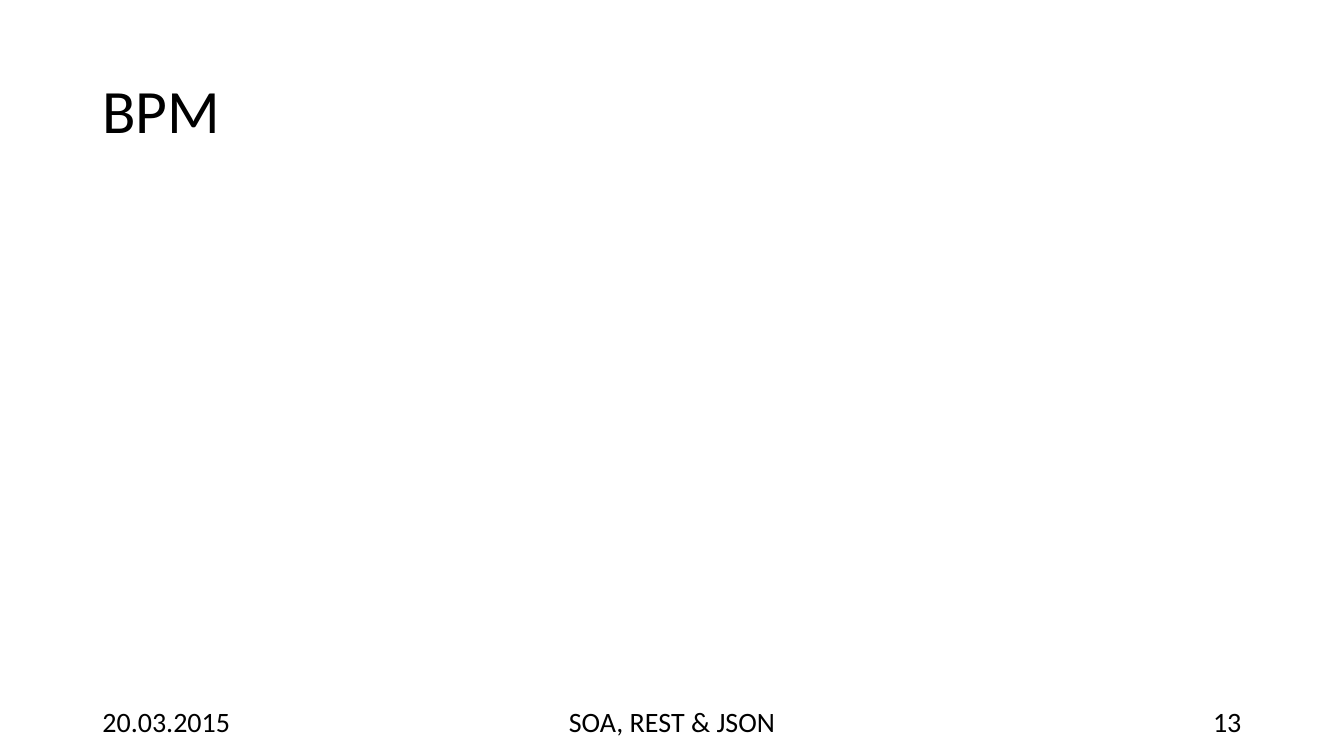
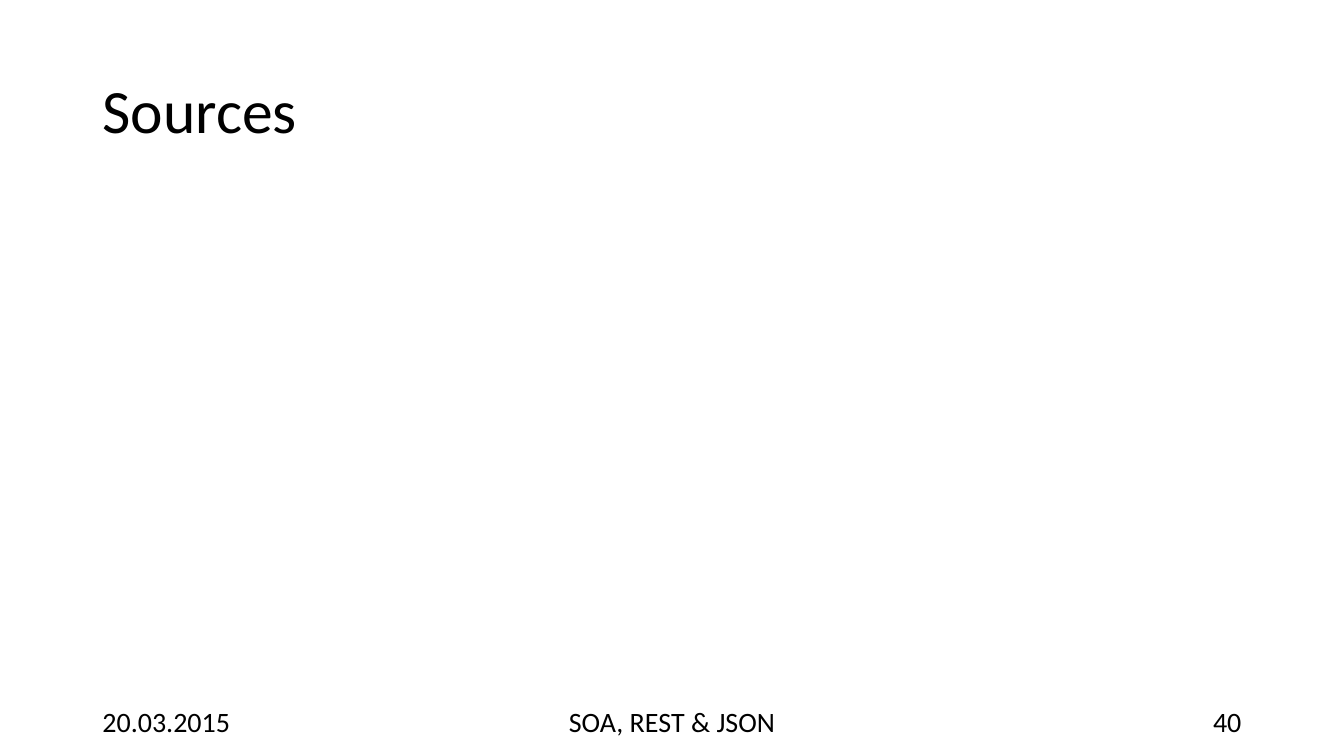
Before and after one commit to hsiegel-tgm/SOA2, a slide deck: slide 40 of p2.pptx (slide 13 before the commit). Drawn at 1344x756 pixels with LibreOffice and Linux fonts; fonts in the diff are those of the drawing. Boxes give left, top, right and bottom in pixels: in the first picture for what was removed or moved away, otherwise in the second. Text is boxed around its words. In the diff, an @@ line names an element or a change of style, - is before the commit and + after.

```diff
--- a/p2.pptx
+++ b/p2.pptx
@@ title at <box>102,93,296,134</box>: text changed @@
-BPM
+Sources
@@ page number at <box>1213,714,1241,732</box>: text changed @@
-13
+40
```
Also in this commit, not shown: 5 other slides changed, 20 slides added, 4 other files.
